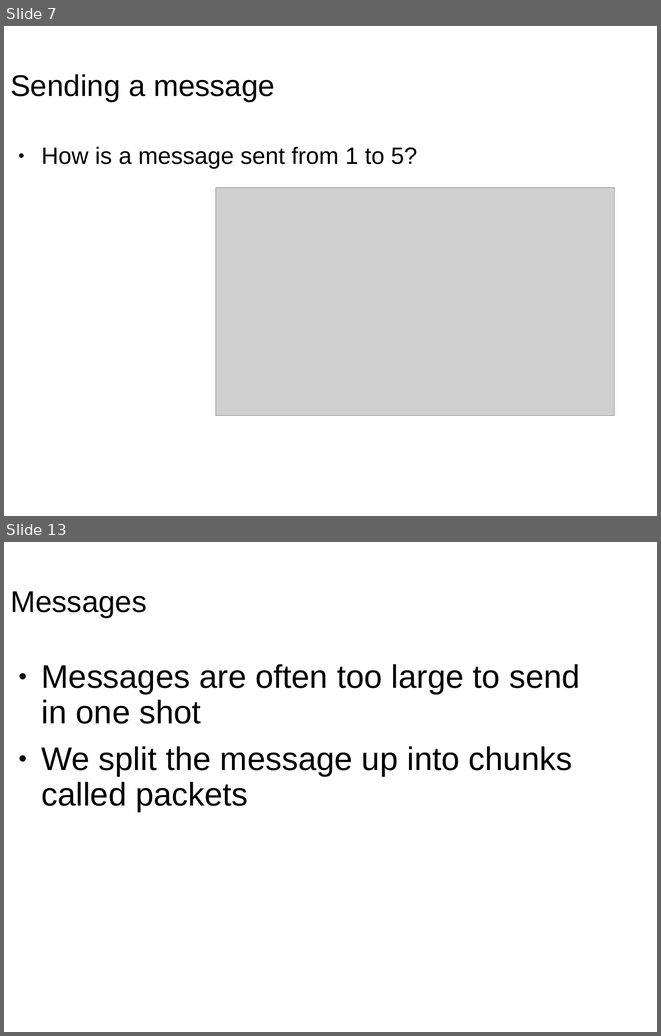
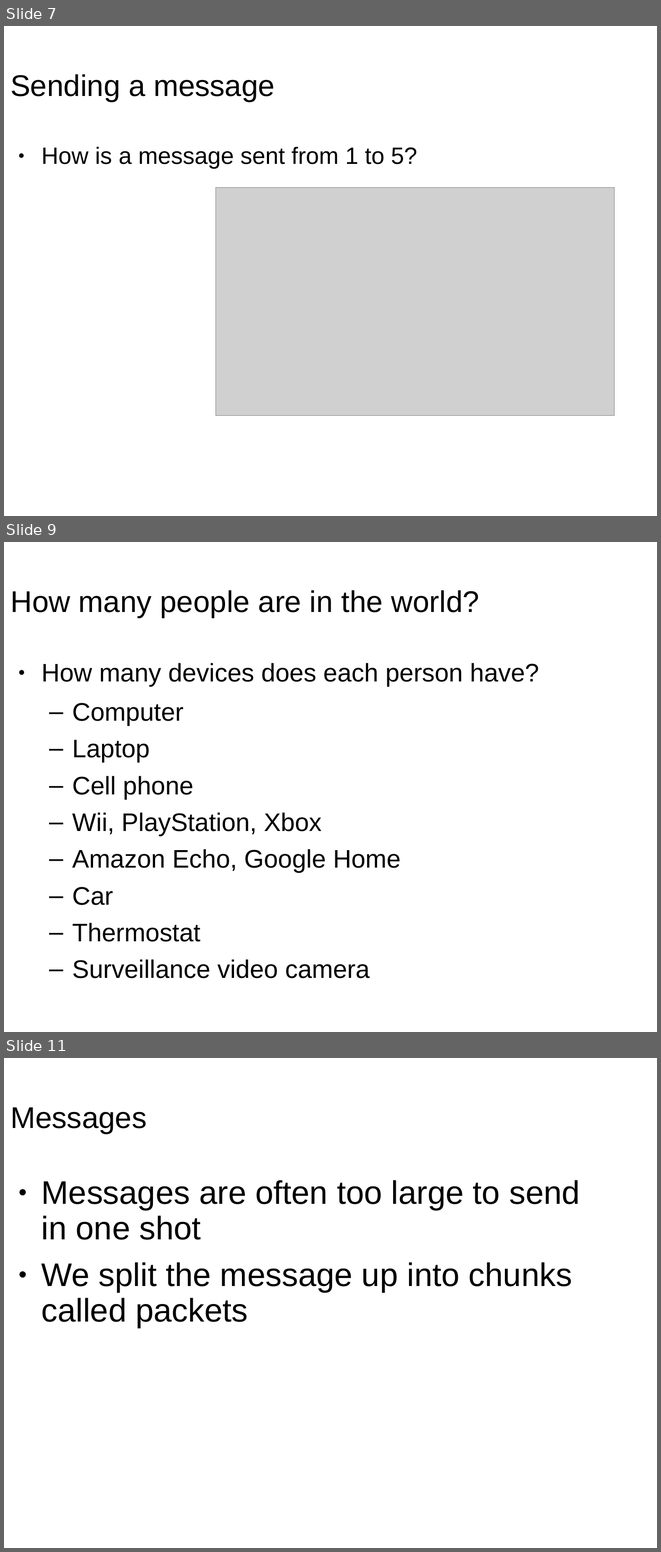
Before and after one commit to wu4f/cyberpdx-crypto, a slide deck: www/static/NetWorkProtocolsLecture4.pptx. Shown one above the other, each under a label of ours: slides 7 and 13 before the commit, slides 7, 9 and 11 after it; the slides between them are not shown. The pictures are 661x1036 and 661x1552 pixels, drawn with LibreOffice and Linux fonts; fonts in the diff are those of the drawing; grey boxes stand for pictures. Boxes give left, top, right and bottom in pixels: in the first picture for what was removed or moved away, otherwise in the second. Text is boxed around its words. In the diff, an @@ line names an element or a change of style, - is before the commit and + after.

```diff
--- a/www/static/NetWorkProtocolsLecture4.pptx
+++ b/www/static/NetWorkProtocolsLecture4.pptx
@@ slide 9 added at box(4, 542, 657, 1032), background #FFFFFF @@
@@ title added at box(10, 590, 479, 617), 33 pt, text #000000 @@
+How many people are in the world?
@@ text added at box(42, 663, 539, 978), 28 pt, text #000000 @@
+● How many devices does each person have?
+  – Computer
+  – Laptop
+  – Cell phone
+  – Wii, PlayStation, Xbox
+  – Amazon Echo, Google Home
+  – Car
+  – Thermostat
+  – Surveillance video camera
@@ what was slide 13 is now slide 11 @@
```
Also in this commit, not shown: 10 slides changed, 1 other slide added, 9 slides removed, 4 other files.
